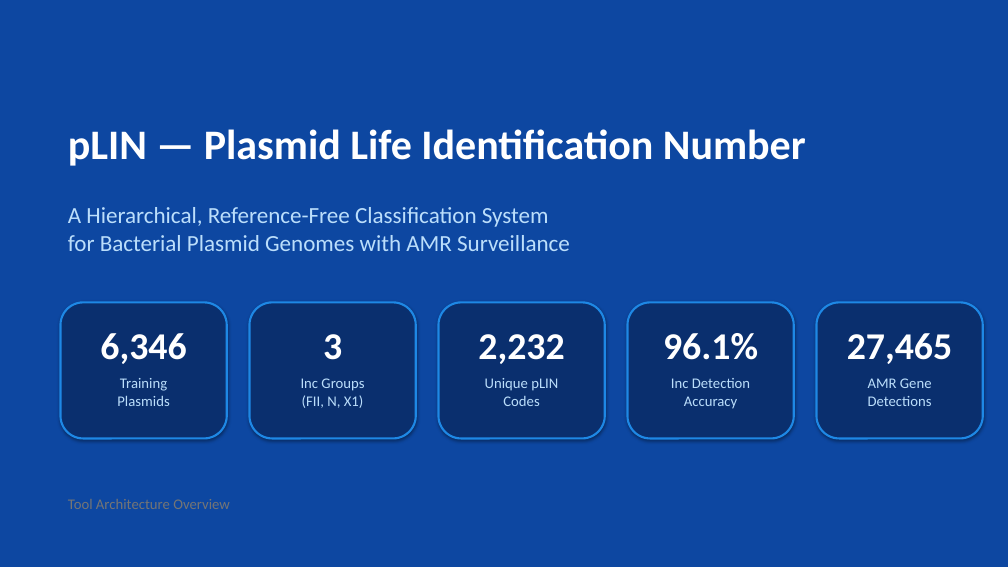
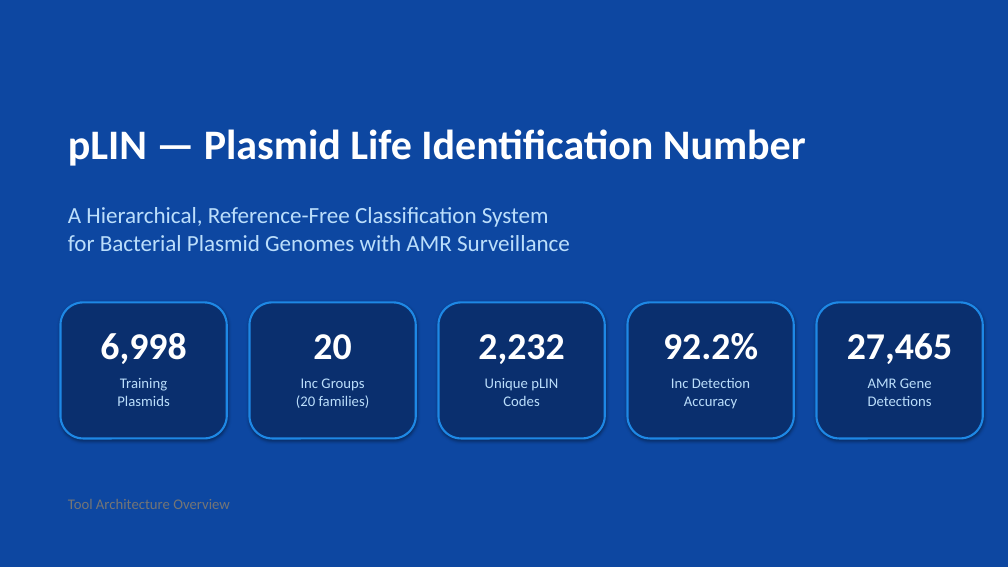
Before and after one commit to xavierbasilbritto-hub/pLIN-plasmid-classification, a slide deck: slide 1 of output/pLIN_Tool_Architecture.pptx. Drawn at 1008x567 pixels with LibreOffice and Linux fonts; fonts in the diff are those of the drawing. Boxes give left, top, right and bottom in pixels: in the first picture for what was removed or moved away, otherwise in the second. Text is boxed around its words. In the diff, an @@ line names an element or a change of style, - is before the commit and + after.

Commit message:
pLIN v2.1: Phase 1+2 upgrades, manuscript figures, cross-platform installers
- Add 7 Phase 1+2 features to plin_app.py: adaptive calibration, sequence
  length warning, metadata CSV upload, Mash ANI, FastANI, minimap2 SNP
  sub-typing, temporal outbreak clustering
- Expand Inc classifier to 20 groups (6,998 training samples, 92.2% accuracy)
- Add 5 manuscript figures (Figures 8-12): pipeline overview, classification
  system, method comparison, v2.1 upgrades, Inc training performance
- Update manuscript with expanded introduction, v2.1 methods/discussion,
  figure references, and GitHub links
- Add cross-platform install scripts (install_pLIN.sh, install_pLIN.bat)
- Rewrite README with comprehensive installation and usage guides
- Update PowerPoint to 21 slides with L1-L6 naming and new feature slides
- Add reference/ and sequences.fasta to .gitignore (too large for GitHub)

```diff
--- a/output/pLIN_Tool_Architecture.pptx
+++ b/output/pLIN_Tool_Architecture.pptx
@@ text at bbox=[100, 333, 186, 364]: text changed @@
-6,346
+6,998
@@ text at bbox=[313, 334, 351, 360]: text changed @@
-3
+20
@@ text at bbox=[663, 333, 758, 360]: text changed @@
-96.1%
+92.2%
@@ text at bbox=[296, 378, 370, 408]: text changed @@
-Inc Groups
-(FII, N, X1)
+Inc Groups
+(20 families)
```
Also in this commit, not shown: 12 other slides changed, 5 slides added, 29 other files.
